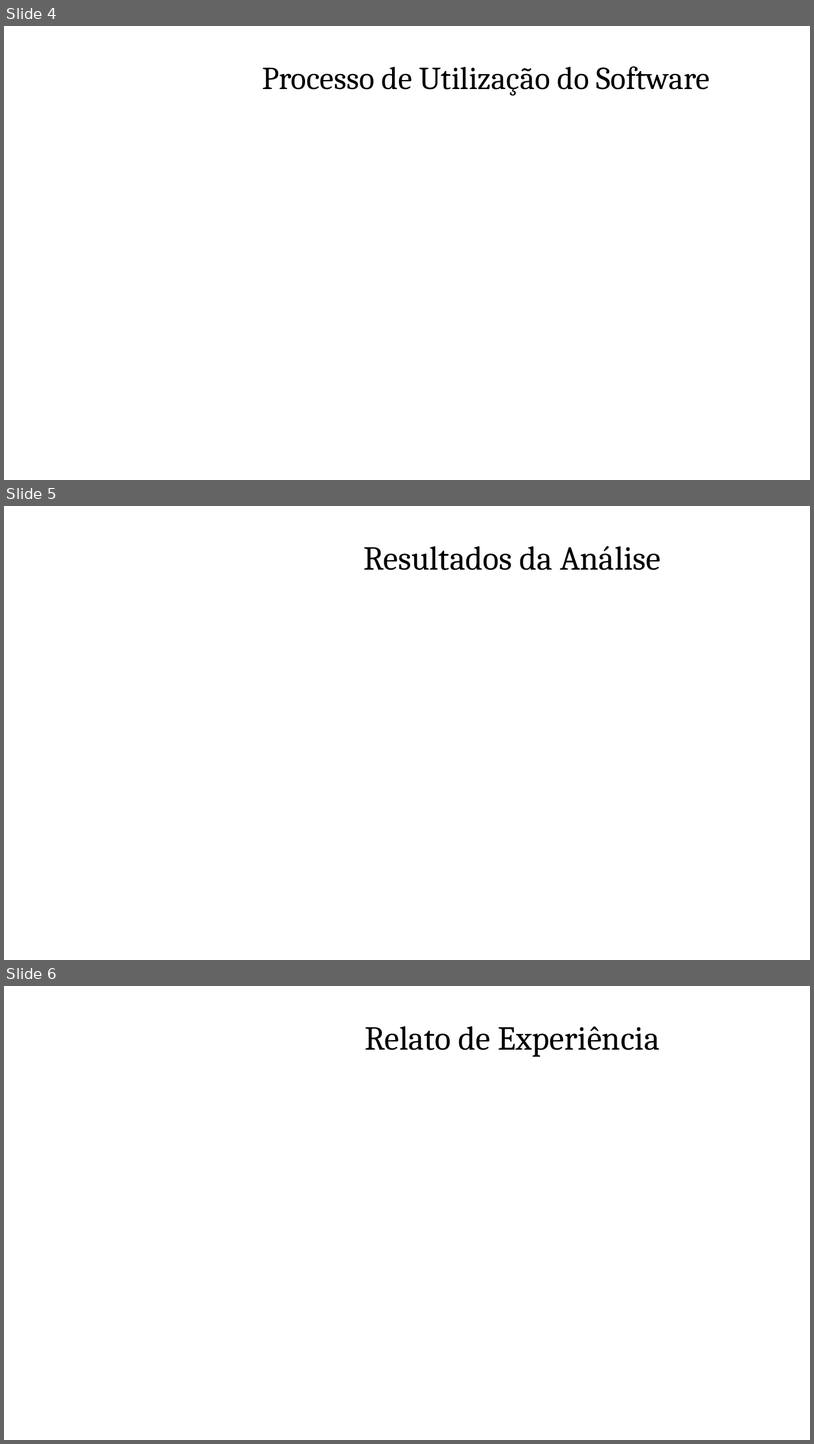
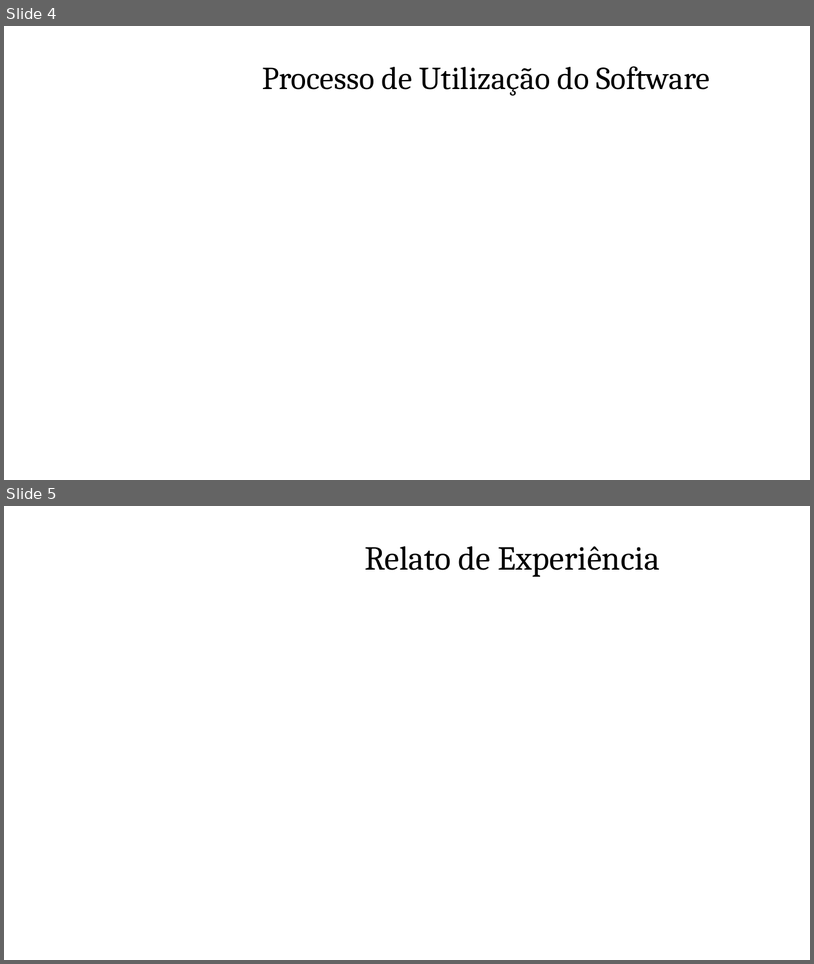
Before and after one commit to jorgedias/nvivo2, a slide deck: Apresentação.pptx. Shown one above the other, each under a label of ours: slides 4, 5 and 6 before the commit, slides 4 and 5 after it. The pictures are 814x1444 and 814x964 pixels, drawn with LibreOffice and Linux fonts; fonts in the diff are those of the drawing; background and template pictures are left out. Boxes give left, top, right and bottom in pixels: in the first picture for what was removed or moved away, otherwise in the second. Text is boxed around its words. In the diff, an @@ line names an element or a change of style, - is before the commit and + after.

```diff
--- a/Apresentação.pptx
+++ b/Apresentação.pptx
@@ slide 5 removed at <box>4,506,810,960</box>, background picture (left out) @@
@@ title removed at <box>363,546,661,570</box> @@
-Resultados da Análise
@@ what was slide 6 is now slide 5 @@
```
Also in this commit, not shown: 1 slide added, 1 other slide removed.
